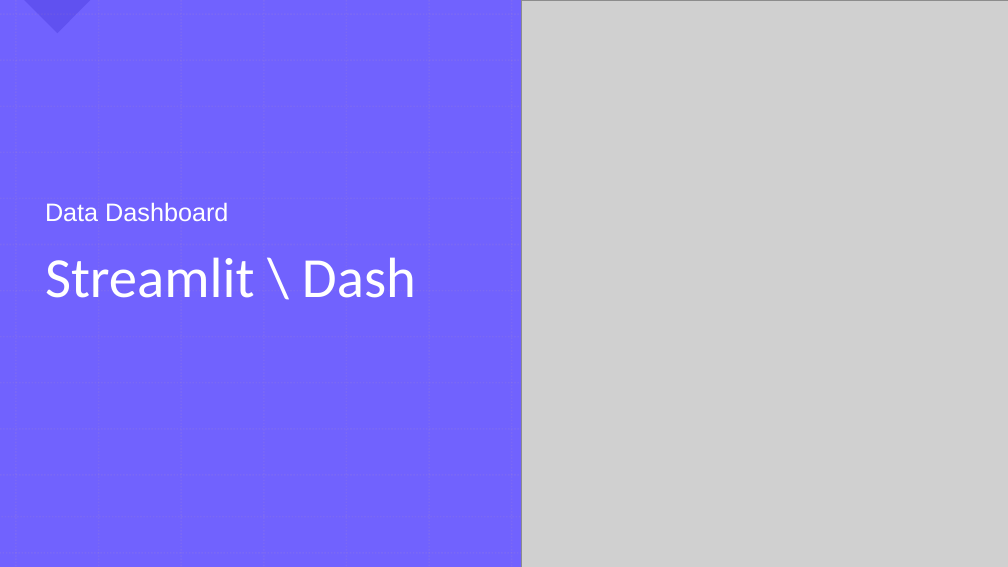
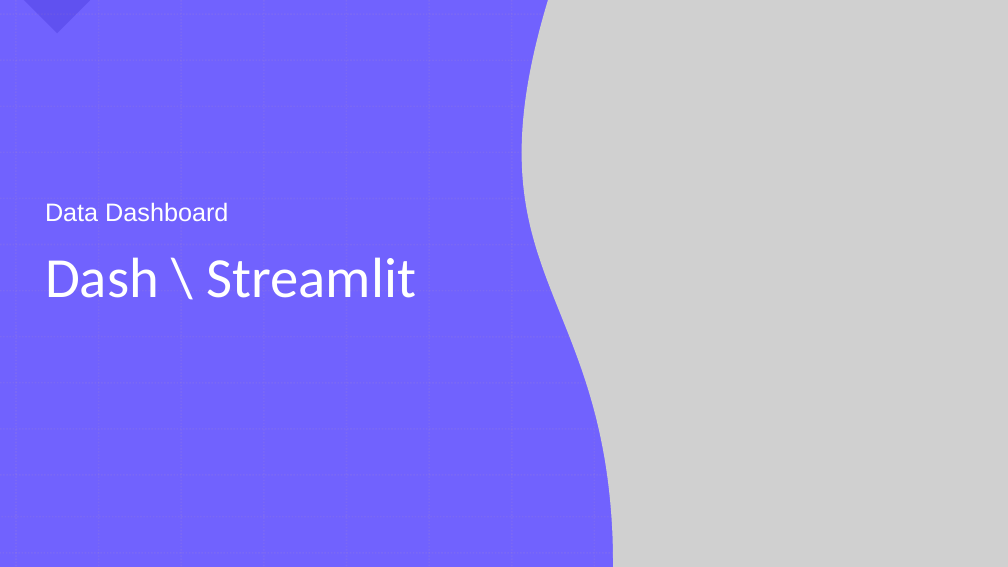
Before and after one commit to Soplicow/streamlit-dash, a slide deck: slide 1 of Dash-Streamlit_Presentation.pptx. Drawn at 1008x567 pixels with LibreOffice and Linux fonts; fonts in the diff are those of the drawing; grey boxes stand for pictures. Boxes give left, top, right and bottom in pixels: in the first picture for what was removed or moved away, otherwise in the second. Text is boxed around its words. In the diff, an @@ line names an element or a change of style, - is before the commit and + after.

Commit message:
feat: dash presentation

```diff
--- a/Dash-Streamlit_Presentation.pptx
+++ b/Dash-Streamlit_Presentation.pptx
@@ picture at (522, 0, 1008, 567): outline redrawn @@
@@ freeform shape at (660, 0, 1008, 136): outline redrawn @@
@@ title at (45, 257, 417, 298): text changed @@
-Streamlit \ Dash
+Dash \ Streamlit
```
Also in this commit, not shown: 3 other slides changed, 10 slides added.
